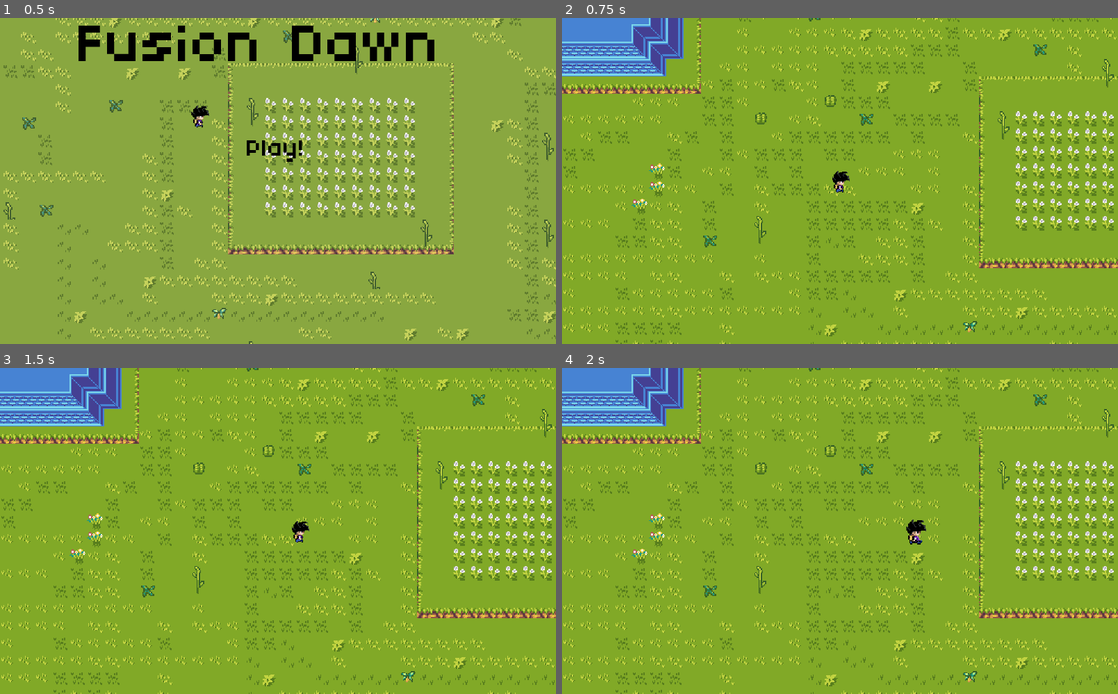
Above: before the commit, frames 1-4 (two rows, left to right).
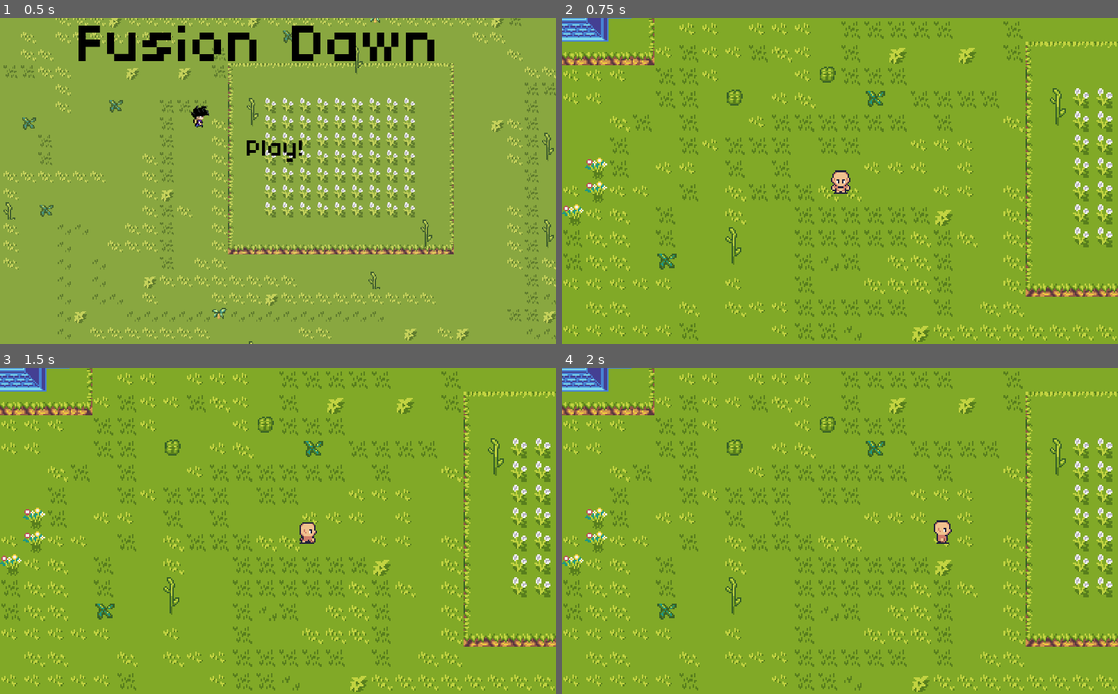
Above: after the commit, the same moments.

Repository: dimkauzh/Fusion-Down
Game: Godot game, scene res://Scenes/Main-Menu.tscn
Two runs of this game, one before a commit and one after it. Both use one fixed random seed, a clock stepped at 60 frames per second and the inputs below.
Inputs:
- Up to frame 1 (0.5 s): no input
- Up to frame 2 (0.75 s): click "Play!" at 0.5 s
- Up to frame 3 (1.5 s): tap Enter at 1.25 s; hold Right (ui_right) from 1.28 s (still down)
- Up to frame 4 (2 s): keep holding Right (ui_right)

Frame 1 is identical in both runs. In frame 2, 23% of the frame differs, in the area x 0-100%, y 0-100%; in frame 3, 23%; in frame 4, 23%.

Commit message:
Player changed

Diff:
--- a/Scenes/Level.tscn
+++ b/Scenes/Level.tscn
@@ -36,6 +36,7 @@
 
 [node name="Camera2D" type="Camera2D" parent="Player"]
 current = true
+zoom = Vector2( 0.75, 0.75 )
 drag_margin_h_enabled = true
 drag_margin_v_enabled = true
 drag_margin_left = 0.4
--- a/Scenes/Player.tscn
+++ b/Scenes/Player.tscn
@@ -1,52 +1,63 @@
-[gd_scene load_steps=12 format=2]
+[gd_scene load_steps=20 format=2]
 
-[ext_resource path="res://Assets/Player/Down/walk_down2_prev_ui.png" type="Texture" id=1]
-[ext_resource path="res://Assets/Player/Up/walk_up_prev_ui.png" type="Texture" id=2]
-[ext_resource path="res://Assets/Player/Up/walk_up2_prev_ui.png" type="Texture" id=3]
-[ext_resource path="res://Assets/Player/Left/walk_left_prev_ui.png" type="Texture" id=4]
-[ext_resource path="res://Assets/Player/Right/walk_right2_prev_ui.png" type="Texture" id=5]
-[ext_resource path="res://Assets/Player/Right/walk_right_prev_ui.png" type="Texture" id=6]
-[ext_resource path="res://Assets/Player/Down/walk_down_prev_ui.png" type="Texture" id=7]
-[ext_resource path="res://Assets/Player/Left/walk_left2_prev_ui.png" type="Texture" id=8]
+[ext_resource path="res://Assets/Player/Down/tile001.png" type="Texture" id=1]
+[ext_resource path="res://Assets/Player/Down/tile003.png" type="Texture" id=2]
+[ext_resource path="res://Assets/Player/Down/tile000.png" type="Texture" id=3]
+[ext_resource path="res://Assets/Player/Down/tile002.png" type="Texture" id=4]
+[ext_resource path="res://Assets/Player/Right/tile042.png" type="Texture" id=5]
+[ext_resource path="res://Assets/Player/Up/tile060.png" type="Texture" id=6]
+[ext_resource path="res://Assets/Player/Right/tile041.png" type="Texture" id=7]
+[ext_resource path="res://Assets/Player/Right/tile040.png" type="Texture" id=8]
 [ext_resource path="res://Scripts/Player.gd" type="Script" id=9]
+[ext_resource path="res://Assets/Player/Up/tile061.png" type="Texture" id=10]
+[ext_resource path="res://Assets/Player/Left/tile020.png" type="Texture" id=11]
+[ext_resource path="res://Assets/Player/Left/tile021.png" type="Texture" id=12]
+[ext_resource path="res://Assets/Player/Left/tile022.png" type="Texture" id=13]
+[ext_resource path="res://Assets/Player/Left/tile023.png" type="Texture" id=14]
+[ext_resource path="res://Assets/Player/Right/tile043.png" type="Texture" id=15]
+[ext_resource path="res://Assets/Player/Up/tile063.png" type="Texture" id=16]
+[ext_resource path="res://Assets/Player/Up/tile062.png" type="Texture" id=17]
 
 [sub_resource type="SpriteFrames" id=1]
 animations = [ {
-"frames": [ ExtResource( 1 ), ExtResource( 7 ) ],
+"frames": [ ExtResource( 3 ), ExtResource( 1 ), ExtResource( 4 ), ExtResource( 2 ) ],
 "loop": true,
 "name": "down",
 "speed": 5.0
 }, {
-"frames": [ ExtResource( 8 ), ExtResource( 4 ) ],
+"frames": [ ExtResource( 11 ), ExtResource( 12 ), ExtResource( 13 ), ExtResource( 14 ) ],
 "loop": true,
 "name": "left",
 "speed": 5.0
 }, {
-"frames": [ ExtResource( 6 ), ExtResource( 5 ) ],
+"frames": [ ExtResource( 8 ), ExtResource( 7 ), ExtResource( 5 ), ExtResource( 15 ) ],
 "loop": true,
 "name": "right",
 "speed": 5.0
 }, {
-"frames": [ ExtResource( 2 ), ExtResource( 3 ) ],
+"frames": [ ExtResource( 6 ), ExtResource( 10 ), ExtResource( 17 ), ExtResource( 16 ) ],
 "loop": true,
 "name": "up",
 "speed": 5.0
 } ]
 
 [sub_resource type="RectangleShape2D" id=2]
-extents = Vector2( 135, 195 )
+extents = Vector2( 130, 195 )
 
 [node name="Player" type="KinematicBody2D"]
-scale = Vector2( 0.05, 0.05 )
+scale = Vector2( 0.05, 0.04 )
 script = ExtResource( 9 )
 speed = 200
 
 [node name="AnimatedSprite" type="AnimatedSprite" parent="."]
+position = Vector2( 10, 20 )
+scale = Vector2( 18.75, 25 )
 frames = SubResource( 1 )
-animation = "right"
+animation = "down"
+frame = 1
 
 [node name="CollisionShape2D" type="CollisionShape2D" parent="."]
-position = Vector2( 0, 20 )
+position = Vector2( 9.99999, 25 )
 scale = Vector2( 1, 1 )
 shape = SubResource( 2 )
 __meta__ = {
--- a/Scripts/Player.gd
+++ b/Scripts/Player.gd
@@ -20,7 +20,7 @@
 	if velocity.length() > 0:
 		velocity = velocity.normalized() * speed
 	else:
-		$AnimatedSprite.frame = 0
+		$AnimatedSprite.frame = 1
 		$AnimatedSprite.stop()
 
 	velocity = move_and_slide(velocity, Vector2.UP)
Not shown, added: Assets/Main-Menu/Screenshot 2022-10-11 150103.png.import
Not shown, added: Assets/Main-Menu/Screenshot 2022-10-11 150237.png.import
Binary file added: Assets/Player/Down/tile000.png
Not shown, added: Assets/Player/Down/tile000.png.import
Binary file added: Assets/Player/Down/tile001.png
Not shown, added: Assets/Player/Down/tile001.png.import
Binary file added: Assets/Player/Down/tile002.png
Not shown, added: Assets/Player/Down/tile002.png.import
Binary file added: Assets/Player/Down/tile003.png
Not shown, added: Assets/Player/Down/tile003.png.import
Binary file removed: Assets/Player/Down/walk_down2_prev_ui.png
Not shown, removed: Assets/Player/Down/walk_down2_prev_ui.png.import
(and 361 more such lines)
